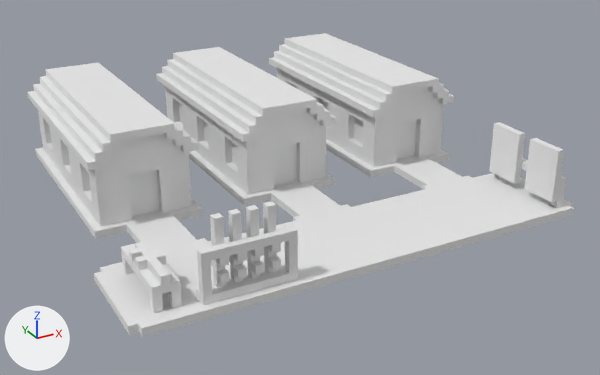
The OBJ model Godot/tanks-of-freedom-ii/assets/buildings/blue/barracks.obj as it was, and as the next commit left it.
Camera for both pictures: a 50 mm lens placed at (-4.88, -9.82, 4.65), pointed at (0.17, -0.64, 0.06). The lights are fixed; the arrows at lower left show +X, +Y and +Z. Where no turn or scale is listed for an object, it has been applied to the vertices.

Objects in the first picture: 'Untitled'.
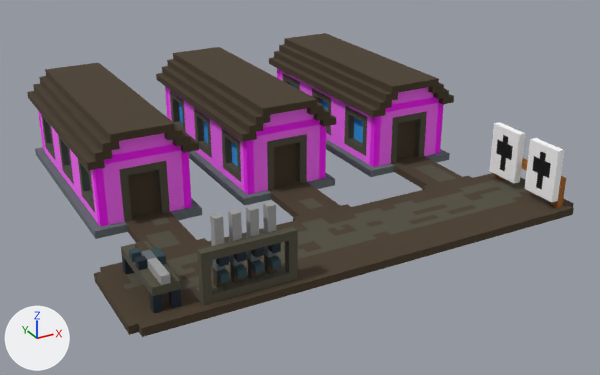
Where the change shows, as pixel boxes [x1, y1, x2, y2] in the pictures (600 x 375 px):
'Untitled', surface changed (white to brown)
    both: [27, 33, 574, 337]

The change, as a diff of the scene's bpy script:
```diff
--- a/Godot/tanks-of-freedom-ii/assets/buildings/blue/barracks.obj.py
+++ b/Godot/tanks-of-freedom-ii/assets/buildings/blue/barracks.obj.py
@@ img_barracks_png @@
+img_barracks_png = load_image('barracks.png', 'barracks.png', 256, 1, 'sRGB')
@@ mat_palette @@
 mat_palette = principled_material('palette')
-mat_palette.base_color = (0.8, 0.8, 0.8)  # white #e7e7e7
+mat_palette.texture = img_barracks_png
 mat_palette.roughness = 1.0
```
